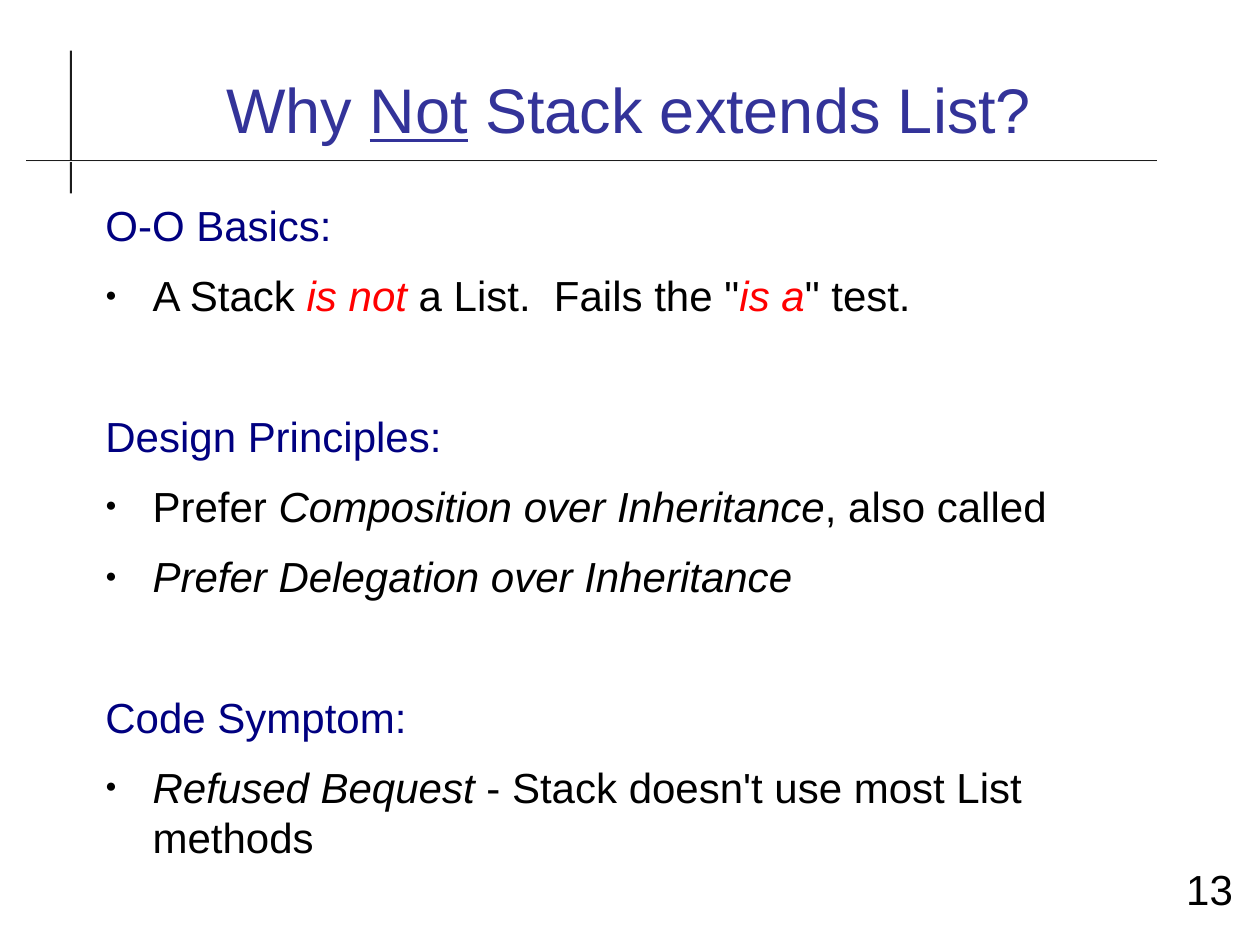
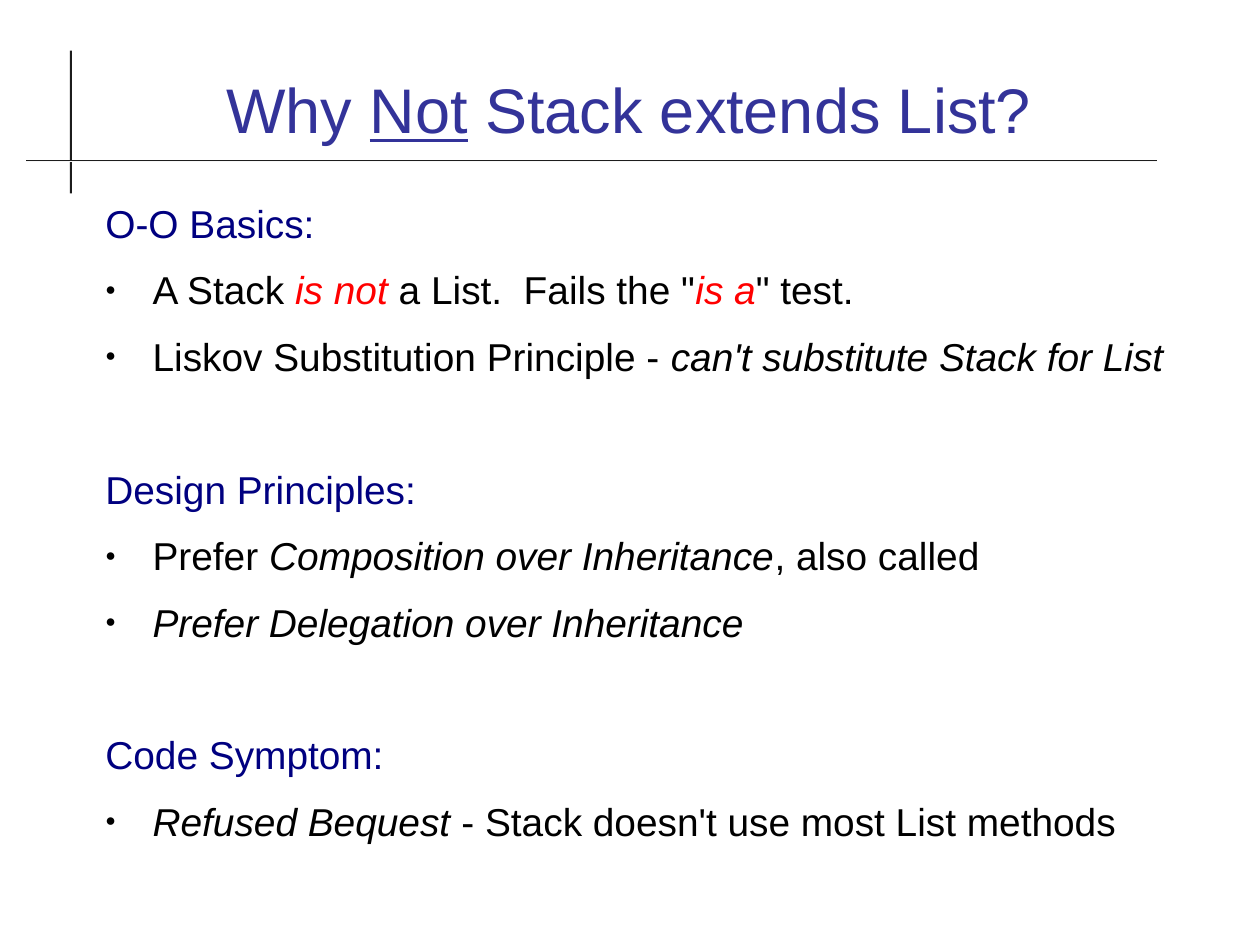
Before and after one commit to cpske/ISP, a slide deck: slide 13 of refactoring/Refactoring-Review.odp. Drawn at 1260x945 pixels with LibreOffice and Linux fonts; fonts in the diff are those of the drawing. Boxes give left, top, right and bottom in pixels: in the first picture for what was removed or moved away, otherwise in the second. Text is boxed around its words. In the diff, an @@ line names an element or a change of style, - is before the commit and + after.

```diff
--- a/refactoring/Refactoring-Review.odp
+++ b/refactoring/Refactoring-Review.odp
@@ text at (105, 210, 1116, 843): size 24 to 22.2 pt in "O-O Basics:", "A Stack is not a List. Fails ...", "Design Principles:", "Prefer Composition over Inheritance, also called" and 3 more places @@
@@ text at (153, 343, 1163, 378): paragraph added @@
+● Liskov Substitution Principle - can't substitute Stack for List
@@ page number removed at (1186, 875, 1233, 906) @@
-13
```
Also in this commit, not shown: 13 other slides changed, 4 slides added, 3 slides removed, 1 other file.
